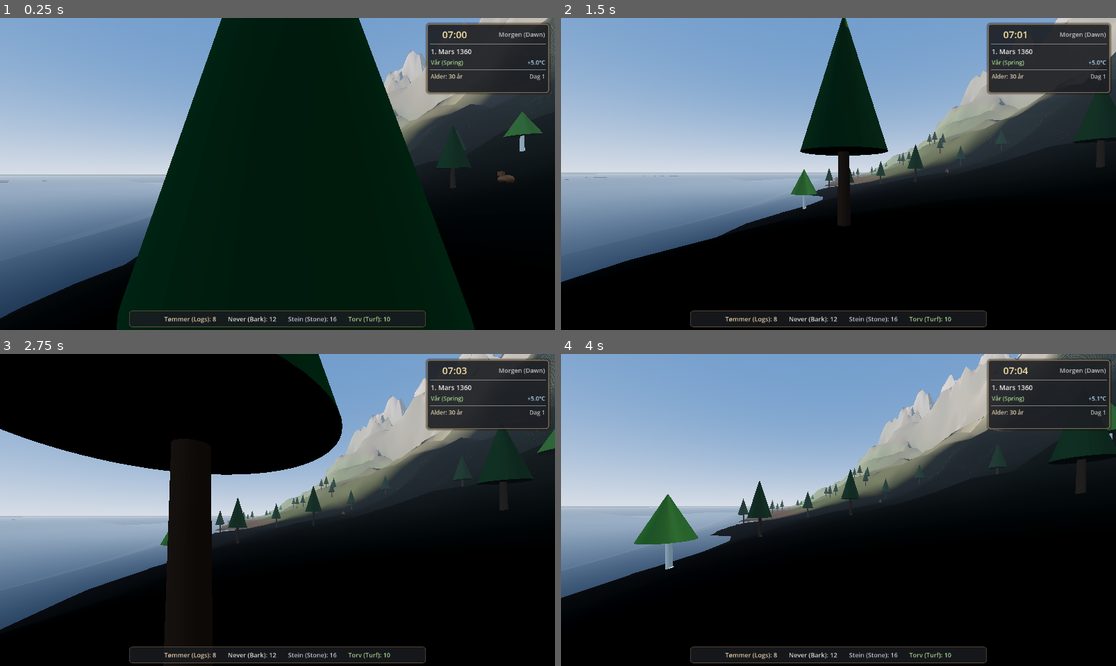
Above: before the commit, frames 1-4 (two rows, left to right).
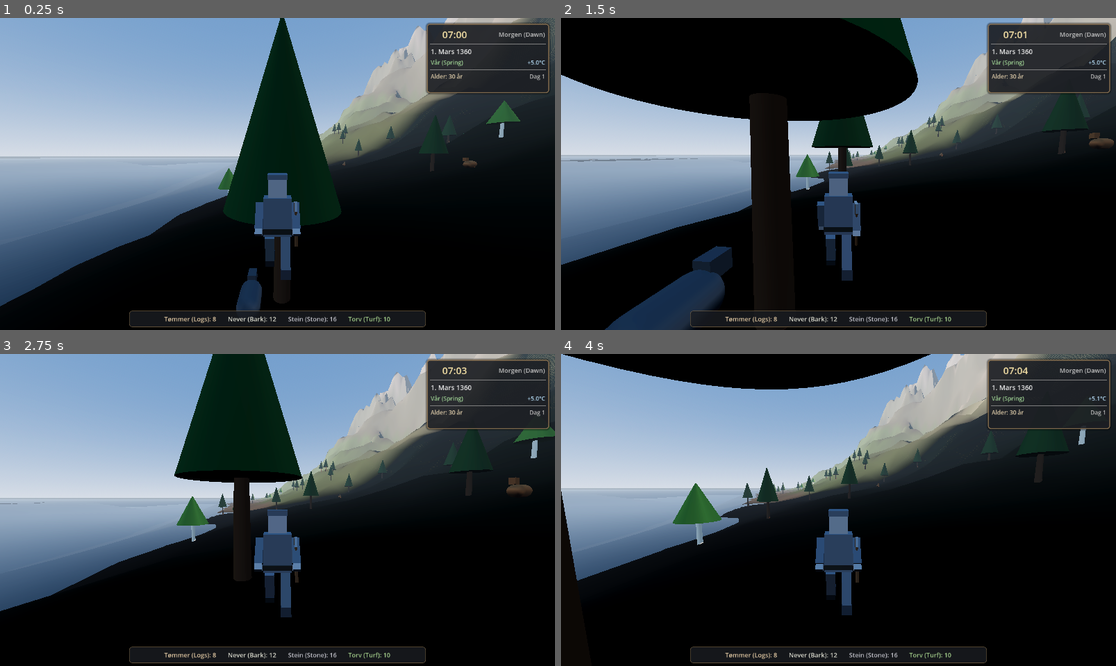
Above: after the commit, the same moments.

Repository: erlfas/medieval-bergen
Game: Godot game, scene res://scenes/main.tscn
Same seed, same stepped clock (60 frames per second), same inputs: the game is played once before the commit and once after it.
Inputs (mouse positions are in pixels of both pictures, inside the frame that each line leads up to):
- Up to frame 1 (0.25 s): no input
- Up to frame 2 (1.5 s): move the mouse to (866, 174) at 0.52 s; hold E (interact) 0.53-1.28 s; hold W (move_forward) from 0.53 s (still down); tap Space (jump) at 0.77, 1.07 s; tap Shift (sprint) at 0.8, 1.35 s; move the mouse to (810, 174) at 1.27 s
- Up to frame 3 (2.75 s): keep holding W (move_forward); tap Space (jump) at 1.52, 1.82, 2.3 s; tap V (toggle_camera_view, bound only after the commit) at 1.55 s; move the mouse to (288, 503) at 2.02 s; hold V (toggle_camera_view, bound only after the commit) from 2.03 s (still down)
- Up to frame 4 (4 s): keep holding W (move_forward); move the mouse to (832, 516) at 2.77 s; release V (toggle_camera_view, bound only after the commit) at 2.78 s; tap Space (jump) at 2.85, 3.02, 3.32, 3.77 s; tap E (interact) at 3.05 s; move the mouse to (877, 513) at 3.52 s; hold Tab (cycle_piece_next) from 3.53 s (still down); tap Shift (sprint) at 3.8 s

The runs differ from the first frame. In frame 1, 40% of the frame differs, in the area x 0-100%, y 0-100%; in frame 2, 40%; in frame 3, 38%; in frame 4, 21%.

Commit message:
Add animated gray box man model with third-person camera and limb animations

Diff:
--- a/project.godot
+++ b/project.godot
@@ -84,6 +84,11 @@
 "events": [Object(InputEventKey,"resource_local_to_scene":false,"resource_name":"","device":-1,"window_id":0,"alt_press …(192 unchanged characters)…
 ]
 }
+toggle_camera_view={
+"deadzone": 0.5,
+"events": [Object(InputEventKey,"resource_local_to_scene":false,"resource_name":"","device":-1,"window_id":0,"alt_pressed":false,"shift_pressed":false,"ctrl_pressed":false,"meta_pressed":false,"pressed":false,"keycode":0,"physical_keycode":86,"key_label":0,"unicode":118,"location":0,"echo":false,"script":null)
+]
+}
 
 [rendering]
 
--- a/scenes/main.tscn
+++ b/scenes/main.tscn
@@ -11,6 +11,7 @@
 [ext_resource type="PackedScene" uid="uid://c8nqmvt6b50p8" path="res://scenes/ui/hud_clock_calendar.tscn" id="9_hud"]
 [ext_resource type="PackedScene" uid="uid://bvy9l5tq8r7op" path="res://scenes/ui/hud_building_bar.tscn" id="10_build_hud"]
 [ext_resource type="Script" path="res://scripts/survival/shelter_detector.gd" id="11_shelter"]
+[ext_resource type="Script" path="res://scripts/player/box_man_model.gd" id="12_boxman"]
 
 [sub_resource type="ProceduralSkyMaterial" id="ProceduralSkyMaterial_sky"]
 sky_top_color = Color(0.35, 0.48, 0.65, 1)
@@ -78,6 +79,9 @@
 transform = Transform3D(1, 0, 0, 0, 1, 0, 0, 0, 1, 150, 8, 150)
 script = ExtResource("5_settler")
 
+[node name="BoxManModel" type="Node3D" parent="Settler"]
+script = ExtResource("12_boxman")
+
 [node name="CollisionShape3D" type="CollisionShape3D" parent="Settler"]
 transform = Transform3D(1, 0, 0, 0, 1, 0, 0, 0, 1, 0, 0.9, 0)
 shape = SubResource("CapsuleShape3D_player")
--- a/scripts/construction/player_builder.gd
+++ b/scripts/construction/player_builder.gd
@@ -14,7 +14,7 @@
 
 @export var settler_camera: Camera3D
 @export var inventory: InventoryManager
-@export var max_build_distance: float = 7.0
+@export var max_build_distance: float = 12.0
 
 var is_build_mode: bool = false
 var selected_recipe_index: int = 0
@@ -165,6 +165,9 @@
 	var ray_end := ray_origin + ray_dir * max_build_distance
 
 	var query := PhysicsRayQueryParameters3D.create(ray_origin, ray_end)
+	var parent_body := get_parent() as CollisionObject3D
+	if parent_body:
+		query.exclude = [parent_body.get_rid()]
 	var result := space_state.intersect_ray(query)
 
 	if result.is_empty():
--- /dev/null
+++ b/scripts/player/box_man_model.gd
@@ -0,0 +1,335 @@
+class_name BoxManModel
+extends Node3D
+
+## Simple procedural gray box man model for the Bergen 1360 settler:
+## - Torso with medieval wool tunic & belt
+## - Head with brow / visor indicating facing direction
+## - Left & Right arms with hands (torch in left hand, iron axe in right hand)
+## - Left & Right legs with boots
+## - Procedural limb swing animations for walking, sprinting, jumping, idle breathing, and chopping
+
+@export var tunic_color: Color = Color(0.46, 0.48, 0.52) # Slate grey wool
+@export var skin_color: Color = Color(0.68, 0.68, 0.70)  # Light stone grey
+@export var belt_color: Color = Color(0.24, 0.22, 0.20)  # Dark leather
+@export var boot_color: Color = Color(0.28, 0.28, 0.30)  # Charcoal leather boots
+@export var axe_wood_color: Color = Color(0.42, 0.28, 0.16)
+@export var iron_color: Color = Color(0.65, 0.68, 0.72)
+
+# Node references for animation
+var torso_node: Node3D
+var head_node: Node3D
+var left_arm_pivot: Node3D
+var right_arm_pivot: Node3D
+var left_leg_pivot: Node3D
+var right_leg_pivot: Node3D
+var torch_mesh: Node3D
+var axe_mesh: Node3D
+
+var walk_cycle: float = 0.0
+var chop_timer: float = 0.0
+var is_chopping: bool = false
+var has_torch: bool = false
+
+func _ready() -> void:
+	_build_box_man()
+
+func _build_box_man() -> void:
+	# Shared materials
+	var mat_tunic := StandardMaterial3D.new()
+	mat_tunic.albedo_color = tunic_color
+	mat_tunic.roughness = 0.9
+
+	var mat_skin := StandardMaterial3D.new()
+	mat_skin.albedo_color = skin_color
+	mat_skin.roughness = 0.8
+
+	var mat_belt := StandardMaterial3D.new()
+	mat_belt.albedo_color = belt_color
+	mat_belt.roughness = 0.7
+
+	var mat_boot := StandardMaterial3D.new()
+	mat_boot.albedo_color = boot_color
+	mat_boot.roughness = 0.85
+
+	var mat_iron := StandardMaterial3D.new()
+	mat_iron.albedo_color = iron_color
+	mat_iron.metallic = 0.8
+	mat_iron.roughness = 0.35
+
+	var mat_wood := StandardMaterial3D.new()
+	mat_wood.albedo_color = axe_wood_color
+	mat_wood.roughness = 0.8
+
+	# 1. Torso
+	torso_node = Node3D.new()
+	torso_node.name = "TorsoNode"
+	torso_node.position = Vector3(0, 1.05, 0)
+	add_child(torso_node)
+
+	var torso_mesh := MeshInstance3D.new()
+	var box_torso := BoxMesh.new()
+	box_torso.size = Vector3(0.44, 0.60, 0.26)
+	torso_mesh.mesh = box_torso
+	torso_mesh.material_override = mat_tunic
+	torso_node.add_child(torso_mesh)
+
+	# Belt
+	var belt_mesh := MeshInstance3D.new()
+	var box_belt := BoxMesh.new()
+	box_belt.size = Vector3(0.46, 0.08, 0.28)
+	belt_mesh.mesh = box_belt
+	belt_mesh.position = Vector3(0, -0.22, 0)
+	belt_mesh.material_override = mat_belt
+	torso_node.add_child(belt_mesh)
+
+	# 2. Head (attached to torso or separate)
+	head_node = Node3D.new()
+	head_node.name = "HeadNode"
+	head_node.position = Vector3(0, 1.52, 0)
+	add_child(head_node)
+
+	var head_mesh := MeshInstance3D.new()
+	var box_head := BoxMesh.new()
+	box_head.size = Vector3(0.28, 0.30, 0.28)
+	head_mesh.mesh = box_head
+	head_mesh.material_override = mat_skin
+	head_node.add_child(head_mesh)
+
+	# Face indicator / Brow (Forward direction is -Z)
+	var face_mesh := MeshInstance3D.new()
+	var box_face := BoxMesh.new()
+	box_face.size = Vector3(0.22, 0.07, 0.05)
+	face_mesh.mesh = box_face
+	face_mesh.position = Vector3(0, 0.03, -0.145)
+	face_mesh.material_override = mat_belt
+	head_node.add_child(face_mesh)
+
+	# Medieval cowl / Hood top
+	var hood_mesh := MeshInstance3D.new()
+	var box_hood := BoxMesh.new()
+	box_hood.size = Vector3(0.31, 0.08, 0.31)
+	hood_mesh.mesh = box_hood
+	hood_mesh.position = Vector3(0, 0.16, 0)
+	hood_mesh.material_override = mat_tunic
+	head_node.add_child(hood_mesh)
+
+	# 3. Left Arm (Shoulder pivot at -0.28, 1.25, 0)
+	left_arm_pivot = Node3D.new()
+	left_arm_pivot.name = "LeftArm"
+	left_arm_pivot.position = Vector3(-0.28, 1.25, 0)
+	add_child(left_arm_pivot)
+
+	var l_arm_mesh := MeshInstance3D.new()
+	var box_arm := BoxMesh.new()
+	box_arm.size = Vector3(0.12, 0.42, 0.12)
+	l_arm_mesh.mesh = box_arm
+	l_arm_mesh.position = Vector3(0, -0.21, 0)
+	l_arm_mesh.material_override = mat_tunic
+	left_arm_pivot.add_child(l_arm_mesh)
+
+	var l_hand_mesh := MeshInstance3D.new()
+	var box_hand := BoxMesh.new()
+	box_hand.size = Vector3(0.11, 0.11, 0.11)
+	l_hand_mesh.mesh = box_hand
+	l_hand_mesh.position = Vector3(0, -0.45, 0)
+	l_hand_mesh.material_override = mat_skin
+	left_arm_pivot.add_child(l_hand_mesh)
+
+	# Torch in Left Hand
+	torch_mesh = Node3D.new()
+	torch_mesh.name = "HandTorch"
+	torch_mesh.position = Vector3(0, -0.45, -0.1)
+	torch_mesh.visible = false
+	left_arm_pivot.add_child(torch_mesh)
+
+	var torch_stick := MeshInstance3D.new()
+	var cyl_torch := CylinderMesh.new()
+	cyl_torch.top_radius = 0.04
+	cyl_torch.bottom_radius = 0.03
+	cyl_torch.height = 0.55
+	torch_stick.mesh = cyl_torch
+	torch_stick.position = Vector3(0, 0.15, 0)
+	torch_stick.material_override = mat_wood
+	torch_mesh.add_child(torch_stick)
+
+	var torch_flame := MeshInstance3D.new()
+	var sph_flame := SphereMesh.new()
+	sph_flame.radius = 0.09
+	sph_flame.height = 0.18
+	torch_flame.mesh = sph_flame
+	torch_flame.position = Vector3(0, 0.42, 0)
+	var mat_flame := StandardMaterial3D.new()
+	mat_flame.albedo_color = Color(1.0, 0.55, 0.15)
+	mat_flame.emission_enabled = true
+	mat_flame.emission = Color(1.0, 0.6, 0.1)
+	mat_flame.emission_energy_multiplier = 3.0
+	torch_flame.material_override = mat_flame
+	torch_mesh.add_child(torch_flame)
+
+	# 4. Right Arm (Shoulder pivot at 0.28, 1.25, 0)
+	right_arm_pivot = Node3D.new()
+	right_arm_pivot.name = "RightArm"
+	right_arm_pivot.position = Vector3(0.28, 1.25, 0)
+	add_child(right_arm_pivot)
+
+	var r_arm_mesh := MeshInstance3D.new()
+	r_arm_mesh.mesh = box_arm
+	r_arm_mesh.position = Vector3(0, -0.21, 0)
+	r_arm_mesh.material_override = mat_tunic
+	right_arm_pivot.add_child(r_arm_mesh)
+
+	var r_hand_mesh := MeshInstance3D.new()
+	r_hand_mesh.mesh = box_hand
+	r_hand_mesh.position = Vector3(0, -0.45, 0)
+	r_hand_mesh.material_override = mat_skin
+	right_arm_pivot.add_child(r_hand_mesh)
+
+	# Woodcutter's Axe in Right Hand
+	axe_mesh = Node3D.new()
+	axe_mesh.name = "HandAxe"
+	axe_mesh.position = Vector3(0, -0.45, -0.05)
+	axe_mesh.rotation_degrees = Vector3(20, 0, 0)
+	right_arm_pivot.add_child(axe_mesh)
+
+	var axe_handle := MeshInstance3D.new()
+	var cyl_handle := CylinderMesh.new()
+	cyl_handle.top_radius = 0.025
+	cyl_handle.bottom_radius = 0.025
+	cyl_handle.height = 0.65
+	axe_handle.mesh = cyl_handle
+	axe_handle.position = Vector3(0, 0.12, 0)
+	axe_handle.material_override = mat_wood
+	axe_mesh.add_child(axe_handle)
+
+	var axe_head := MeshInstance3D.new()
+	var box_blade := BoxMesh.new()
+	box_blade.size = Vector3(0.04, 0.16, 0.22)
+	axe_head.mesh = box_blade
+	axe_head.position = Vector3(0, 0.38, -0.08)
+	axe_head.material_override = mat_iron
+	axe_mesh.add_child(axe_head)
+
+	# 5. Left Leg (Hip pivot at -0.13, 0.72, 0)
+	left_leg_pivot = Node3D.new()
+	left_leg_pivot.name = "LeftLeg"
+	left_leg_pivot.position = Vector3(-0.13, 0.72, 0)
+	add_child(left_leg_pivot)
+
+	var l_leg_mesh := MeshInstance3D.new()
+	var box_leg := BoxMesh.new()
+	box_leg.size = Vector3(0.15, 0.52, 0.15)
+	l_leg_mesh.mesh = box_leg
+	l_leg_mesh.position = Vector3(0, -0.26, 0)
+	l_leg_mesh.material_override = mat_tunic
+	left_leg_pivot.add_child(l_leg_mesh)
+
+	var l_boot_mesh := MeshInstance3D.new()
+	var box_boot := BoxMesh.new()
+	box_boot.size = Vector3(0.16, 0.14, 0.24)
+	l_boot_mesh.mesh = box_boot
+	l_boot_mesh.position = Vector3(0, -0.58, -0.04)
+	l_boot_mesh.material_override = mat_boot
+	left_leg_pivot.add_child(l_boot_mesh)
+
+	# 6. Right Leg (Hip pivot at 0.13, 0.72, 0)
+	right_leg_pivot = Node3D.new()
+	right_leg_pivot.name = "RightLeg"
+	right_leg_pivot.position = Vector3(0.13, 0.72, 0)
+	add_child(right_leg_pivot)
+
+	var r_leg_mesh := MeshInstance3D.new()
+	r_leg_mesh.mesh = box_leg
+	r_leg_mesh.position = Vector3(0, -0.26, 0)
+	r_leg_mesh.material_override = mat_tunic
+	right_leg_pivot.add_child(r_leg_mesh)
+
+	var r_boot_mesh := MeshInstance3D.new()
+	r_boot_mesh.mesh = box_boot
+	r_boot_mesh.position = Vector3(0, -0.58, -0.04)
+	r_boot_mesh.material_override = mat_boot
+	right_leg_pivot.add_child(r_boot_mesh)
+
+## Updates procedural animation every physics frame
+func update_animation(delta: float, horizontal_velocity: Vector3, is_grounded: bool, holding_torch: bool) -> void:
+	has_torch = holding_torch
+	if torch_mesh:
+		torch_mesh.visible = holding_torch
+
+	var horiz_speed := horizontal_velocity.length()
+
+	# Handle chop/attack swing timer
+	if is_chopping:
+		chop_timer += delta * 6.0
+		if chop_timer >= PI:
+			is_chopping = false
+			chop_timer = 0.0
+
+	if is_grounded and horiz_speed > 0.15:
+		# Walking / Sprinting stride cycle
+		var anim_rate := clampf(horiz_speed * 1.8, 4.0, 14.0)
+		walk_cycle += delta * anim_rate
+
+		var leg_swing := sin(walk_cycle) * 0.65
+		var arm_swing := sin(walk_cycle) * 0.55
+
+		left_leg_pivot.rotation.x = leg_swing
+		right_leg_pivot.rotation.x = -leg_swing
+
+		# Right arm swings opposite to right leg unless chopping
+		if not is_chopping:
+			right_arm_pivot.rotation.x = -arm_swing
+		else:
+			right_arm_pivot.rotation.x = -deg_to_rad(65) + sin(chop_timer) * deg_to_rad(95)
+
+		# Left arm swings unless holding torch
+		if holding_torch:
+			left_arm_pivot.rotation.x = deg_to_rad(-60)
+			left_arm_pivot.rotation.z = deg_to_rad(15)
+		else:
+			left_arm_pivot.rotation.x = arm_swing
+			left_arm_pivot.rotation.z = 0.0
+
+		# Torso subtle vertical bob
+		torso_node.position.y = 1.05 + absf(sin(walk_cycle * 2.0)) * 0.035
+		head_node.position.y = 1.52 + absf(sin(walk_cycle * 2.0)) * 0.025
+	elif not is_grounded:
+		# Airborne / jumping pose
+		walk_cycle = 0.0
+		left_leg_pivot.rotation.x = lerpf(left_leg_pivot.rotation.x, deg_to_rad(25), delta * 8.0)
+		right_leg_pivot.rotation.x = lerpf(right_leg_pivot.rotation.x, deg_to_rad(-15), delta * 8.0)
+		if not is_chopping:
+			right_arm_pivot.rotation.x = lerpf(right_arm_pivot.rotation.x, deg_to_rad(-40), delta * 8.0)
+		if holding_torch:
+			left_arm_pivot.rotation.x = deg_to_rad(-60)
+		else:
+			left_arm_pivot.rotation.x = lerpf(left_arm_pivot.rotation.x, deg_to_rad(-40), delta * 8.0)
+		torso_node.position.y = lerpf(torso_node.position.y, 1.05, delta * 8.0)
+		head_node.position.y = lerpf(head_node.position.y, 1.52, delta * 8.0)
+	else:
+		# Idle pose: smooth return to neutral with subtle breathing
+		walk_cycle = 0.0
+		var time := Time.get_ticks_msec() * 0.002
+		var breath := sin(time) * 0.012
+
+		left_leg_pivot.rotation.x = lerpf(left_leg_pivot.rotation.x, 0.0, delta * 8.0)
+		right_leg_pivot.rotation.x = lerpf(right_leg_pivot.rotation.x, 0.0, delta * 8.0)
+
+		if not is_chopping:
+			right_arm_pivot.rotation.x = lerpf(right_arm_pivot.rotation.x, deg_to_rad(10) + breath * 2.0, delta * 6.0)
+		else:
+			right_arm_pivot.rotation.x = -deg_to_rad(65) + sin(chop_timer) * deg_to_rad(95)
+
+		if holding_torch:
+			left_arm_pivot.rotation.x = deg_to_rad(-60)
+			left_arm_pivot.rotation.z = deg_to_rad(15)
+		else:
+			left_arm_pivot.rotation.x = lerpf(left_arm_pivot.rotation.x, deg_to_rad(10) - breath * 2.0, delta * 6.0)
+			left_arm_pivot.rotation.z = lerpf(left_arm_pivot.rotation.z, 0.0, delta * 8.0)
+
+		torso_node.position.y = 1.05 + breath
+		head_node.position.y = 1.52 + breath * 0.7
+
+## Triggers an axe chopping animation
+func trigger_chop() -> void:
+	is_chopping = true
+	chop_timer = 0.0
--- a/scripts/player/settler_controller.gd
+++ b/scripts/player/settler_controller.gd
@@ -1,17 +1,22 @@
 class_name SettlerController
 extends CharacterBody3D
 
-## First-person settler controller with survival interactions:
-## - Chopping trees
-## - Drinking from freshwater mountain streams
-## - Brandishing pine-tar torch [F] (emits light, warms player, repels wolves)
-## - Hunting deer and defending against wolves
-## - Piece-by-piece building placement
+## Settler controller for Medieval Bergen 1360:
+## - Controllable gray box man with head, torso, animated arms/hands, and legs/boots
+## - Third-person / First-person camera toggle [V] and mouse wheel zoom
+## - Survival interactions: tree chopping, freshwater drinking, wolf defense, hunting
+## - Pine-tar torch [F] with warm light and wolf deterrence
+## - Piece-by-piece modular construction system [B]
 
 @export var walk_speed: float = 4.2
 @export var sprint_speed: float = 7.0
 @export var jump_velocity: float = 4.5
 @export var mouse_sensitivity: float = 0.0025
+
+@export_group("Camera View")
+@export var is_third_person: bool = true
+@export var target_cam_distance: float = 3.2
+@export var cam_height_offset: float = 0.35
 
 @onready var head: Node3D = $Head
 @onready var camera: Camera3D = $Head/Camera3D
@@ -20,20 +25,38 @@
 @onready var inventory: InventoryManager = $InventoryManager
 @onready var player_builder: PlayerBuilder = $PlayerBuilder
 
+var box_man_model: BoxManModel
 var gravity: float = ProjectSettings.get_setting("physics/3d/default_gravity")
 var is_sprinting: bool = false
 var is_holding_torch: bool = false
 var torch_light: OmniLight3D
 var terrain_generator: BergenTerrainGenerator
+var current_cam_distance: float = 3.2
 
 func _ready() -> void:
 	add_to_group("settler")
 	Input.mouse_mode = Input.MOUSE_MODE_CAPTURED
 	terrain_generator = get_tree().get_first_node_in_group("terrain_generator") as BergenTerrainGenerator
+
+	_ensure_box_man_model()
 	_create_torch_light()
+
+	# Snap settler vertically to terrain surface
 	if terrain_generator:
 		var ground_h := terrain_generator.sample_height(global_position.x, global_position.z)
 		global_position.y = maxf(global_position.y, ground_h + 0.1)
+
+	current_cam_distance = target_cam_distance if is_third_person else 0.0
+	_update_camera(0.0)
+
+func _ensure_box_man_model() -> void:
+	box_man_model = get_node_or_null("BoxManModel") as BoxManModel
+	if box_man_model == null:
+		var script_model = load("res://scripts/player/box_man_model.gd")
+		box_man_model = Node3D.new()
+		box_man_model.name = "BoxManModel"
+		box_man_model.set_script(script_model)
+		add_child(box_man_model)
 
 func _create_torch_light() -> void:
 	torch_light = OmniLight3D.new()
@@ -49,13 +72,27 @@
 	if event is InputEventMouseMotion and Input.mouse_mode == Input.MOUSE_MODE_CAPTURED:
 		rotate_y(-event.relative.x * mouse_sensitivity)
 		head.rotate_x(-event.relative.y * mouse_sensitivity)
-		head.rotation.x = clampf(head.rotation.x, -deg_to_rad(85), deg_to_rad(85))
+		head.rotation.x = clampf(head.rotation.x, -deg_to_rad(80), deg_to_rad(80))
 
 	if event.is_action_pressed("ui_cancel"):
 		if Input.mouse_mode == Input.MOUSE_MODE_CAPTURED:
 			Input.mouse_mode = Input.MOUSE_MODE_VISIBLE
 		else:
 			Input.mouse_mode = Input.MOUSE_MODE_CAPTURED
+
+	# Toggle Camera View [V]
+	if event.is_action_pressed("toggle_camera_view"):
+		is_third_person = not is_third_person
+		target_cam_distance = 3.2 if is_third_person else 0.0
+
+	# Mouse wheel zoom in / out
+	if event is InputEventMouseButton and event.pressed:
+		if event.button_index == MOUSE_BUTTON_WHEEL_UP:
+			target_cam_distance = clampf(target_cam_distance - 0.4, 0.0, 6.0)
+			is_third_person = target_cam_distance > 0.35
+		elif event.button_index == MOUSE_BUTTON_WHEEL_DOWN:
+			target_cam_distance = clampf(target_cam_distance + 0.4, 0.0, 6.0)
+			is_third_person = target_cam_distance > 0.35
 
 	# Interaction Key (E)
 	if event.is_action_pressed("interact"):
@@ -115,12 +152,55 @@
 			if velocity.y < 0.0:
 				velocity.y = 0.0
 
+	# Procedural box man animations (swing limbs, breathing, chopping)
+	if box_man_model:
+		var horiz_vel := Vector3(velocity.x, 0.0, velocity.z)
+		box_man_model.update_animation(delta, horiz_vel, is_on_floor(), is_holding_torch)
+
+	# Smooth camera positioning
+	current_cam_distance = lerpf(current_cam_distance, target_cam_distance, delta * 10.0)
+	_update_camera(delta)
+
 	# Check terrain freshwater stream drinking zone
 	if terrain_generator:
 		var near_stream := terrain_generator.is_freshwater_stream(global_position)
 		if near_stream and Input.is_action_just_pressed("interact"):
 			survival_stats.drink_water(true)
 
+func _update_camera(_delta: float) -> void:
+	if not camera or not head:
+		return
+
+	if current_cam_distance < 0.3:
+		# First-person view
+		camera.position = Vector3.ZERO
+		camera.rotation = Vector3.ZERO
+		if box_man_model:
+			box_man_model.visible = false
+	else:
+		# Third-person view: position camera behind the settler
+		if box_man_model:
+			box_man_model.visible = true
+
+		var desired_pos := Vector3(0.0, cam_height_offset, current_cam_distance)
+		var from_pos := head.global_position
+		var to_pos := head.to_global(desired_pos)
+
+		# Raycast check to prevent camera from clipping inside mountains/obstacles
+		var space_state := get_world_3d().direct_space_state
+		var query := PhysicsRayQueryParameters3D.create(from_pos, to_pos)
+		query.exclude = [self.get_rid()]
+		var hit := space_state.intersect_ray(query)
+
+		if not hit.is_empty():
+			var hit_local := head.to_local(hit.position)
+			var safe_dist := maxf(0.4, hit_local.length() - 0.25)
+			camera.position = Vector3(0.0, cam_height_offset * (safe_dist / current_cam_distance), safe_dist)
+		else:
+			camera.position = desired_pos
+
+		camera.rotation = Vector3(deg_to_rad(-5.0), 0.0, 0.0)
+
 func _perform_interaction() -> void:
 	if interact_raycast and interact_raycast.is_colliding():
 		var target := interact_raycast.get_collider()
@@ -128,6 +208,9 @@
 			target.on_interact(self)
 
 func _perform_attack_or_chop() -> void:
+	if box_man_model:
+		box_man_model.trigger_chop()
+
 	if interact_raycast and interact_raycast.is_colliding():
 		var target := interact_raycast.get_collider()
 		if target.has_method("take_damage"):
Not shown: 1 places in scenes/main.tscn that only renumber resources
Not shown, changed: web/public/index.pck
